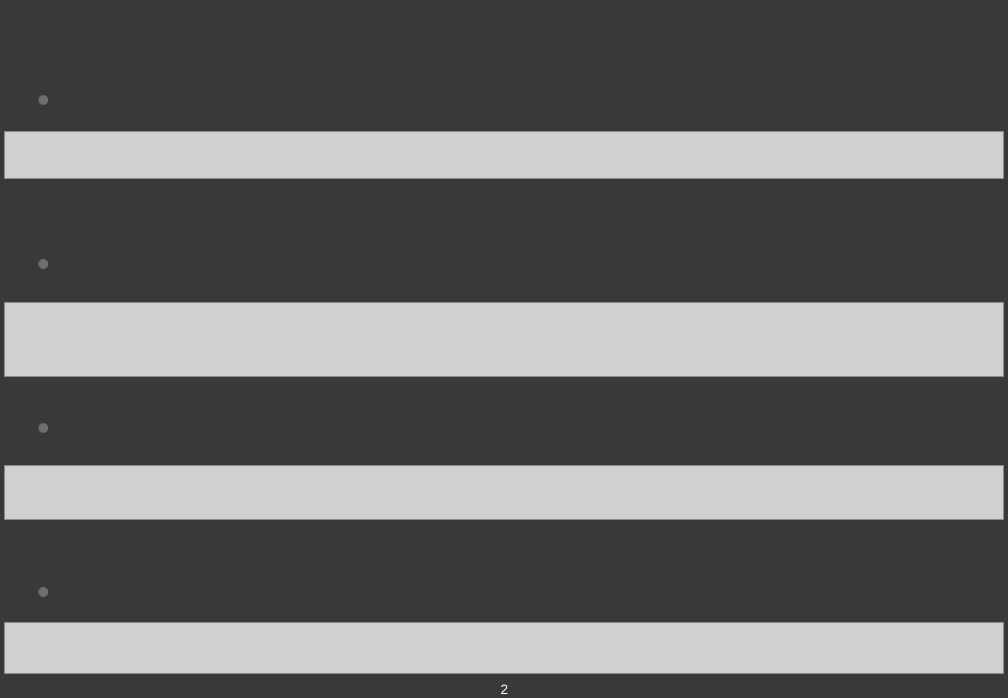
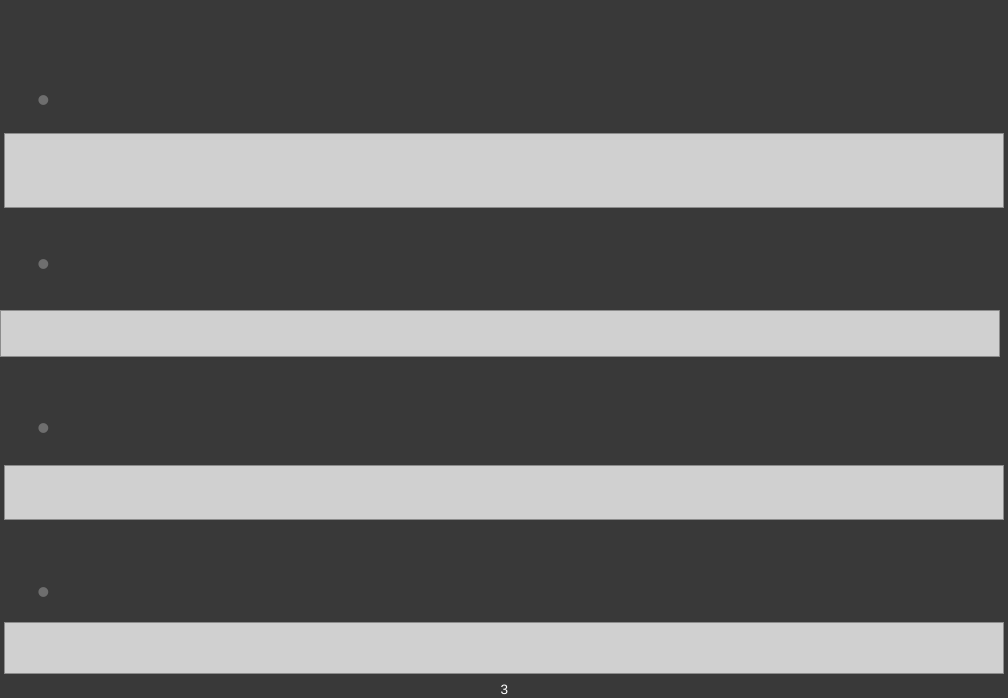
Before and after one commit to GoatWang/IIIMaterial, a slide deck: slide 4 of 03_ClusteringTheory/03_ClusteringTheory.pptx (slide 3 before the commit). Drawn at 1008x698 pixels with LibreOffice and Linux fonts; fonts in the diff are those of the drawing; grey boxes stand for pictures; background and template pictures are left out. Boxes give left, top, right and bottom in pixels: in the first picture for what was removed or moved away, otherwise in the second. Text is boxed around its words. In the diff, an @@ line names an element or a change of style, - is before the commit and + after.

```diff
--- a/03_ClusteringTheory/03_ClusteringTheory.pptx
+++ b/03_ClusteringTheory/03_ClusteringTheory.pptx
@@ picture: place and size @@
-picture at (5, 302, 1004, 376)
+picture at (5, 134, 1004, 208)
@@ picture: place and size @@
-picture at (5, 132, 1004, 179)
+picture at (0, 310, 1000, 356)
@@ page number at (501, 684, 509, 694): text changed @@
-2
+3
```
Also in this commit, not shown: 1 slide added.
